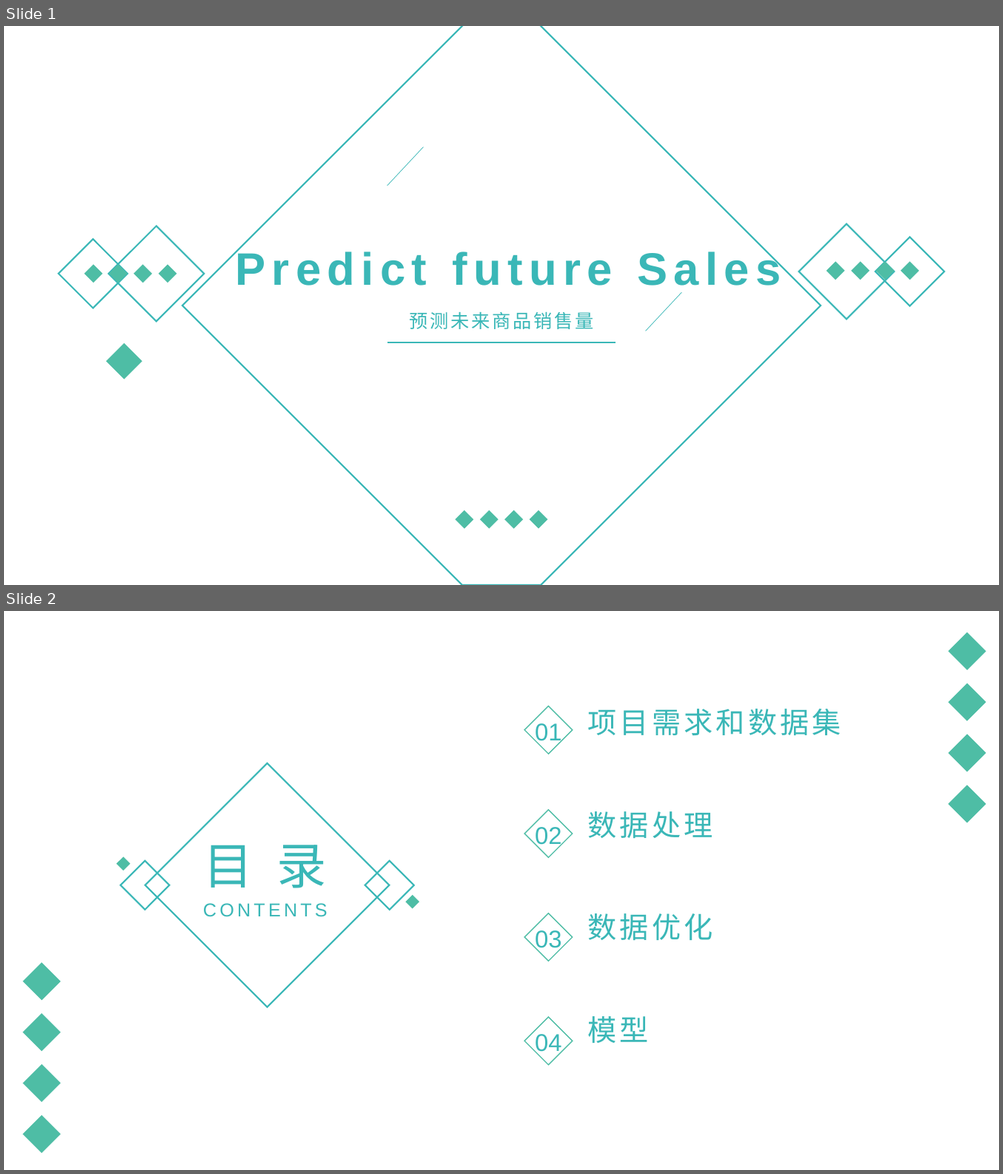
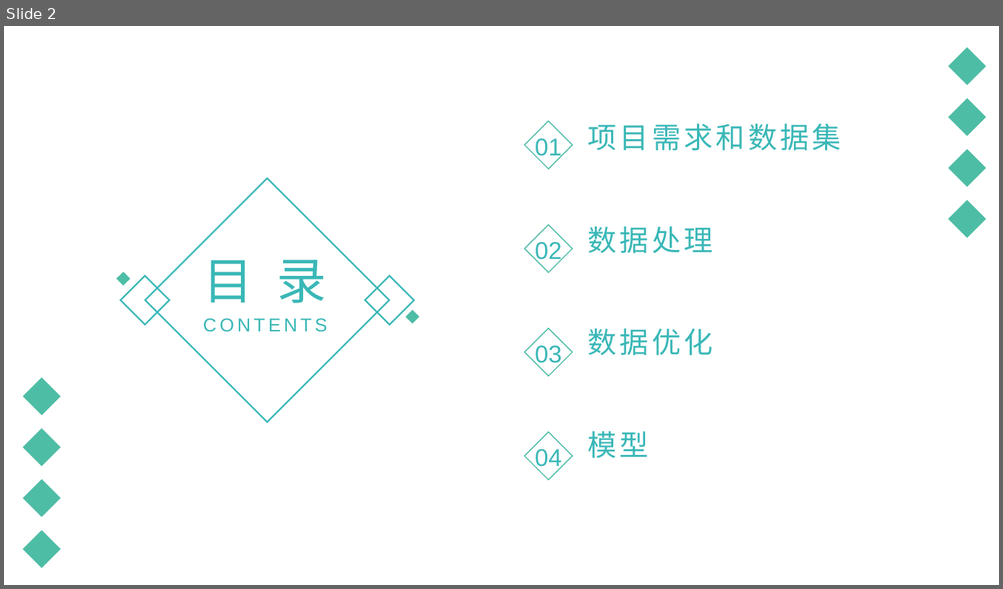
Before and after one commit to ZefanLin159/First-repository, a slide deck: Kaggle/Machine Learning.pptx. Shown one above the other, each under a label of ours: slides 1 and 2 before the commit, slide 2 after it. The pictures are 1003x1174 and 1003x589 pixels, drawn with LibreOffice and Linux fonts; fonts in the diff are those of the drawing. Boxes give left, top, right and bottom in pixels: in the first picture for what was removed or moved away, otherwise in the second. Text is boxed around its words. In the diff, an @@ line names an element or a change of style, - is before the commit and + after.

```diff
--- a/Kaggle/Machine Learning.pptx
+++ b/Kaggle/Machine Learning.pptx
@@ slide 1 removed at (4,26,999,585), background #FFFFFF @@
@@ freeform shape removed at (182,26,821,585) @@
@@ line removed from (387, 186) to (424, 147) @@
@@ diamond removed at (799,224,894,319) @@
@@ diamond removed at (59,239,128,309) @@
@@ diamond removed at (108,226,204,321) @@
@@ diamond removed at (876,237,945,306) @@
@@ group removed at (84,265,177,284): 4 diamonds @@
@@ title removed at (235,249,780,294) @@
-Predict future Sales
@@ group removed at (826,262,919,281): 4 diamonds @@
@@ subtitle removed at (409,312,593,329) @@
-预测未来商品销售量
@@ line removed from (646, 331) to (681, 292) @@
@@ diamond removed at (106,344,142,380) @@
@@ line removed from (387, 342) to (616, 342) @@
@@ diamond removed at (455,511,474,530) @@
@@ diamond removed at (480,511,498,530) @@
@@ diamond removed at (505,511,523,530) @@
@@ diamond removed at (529,511,548,530) @@
```
Also in this commit, not shown: 2 slides changed, 3 slides added, 1 other slide removed, 3 other files.
